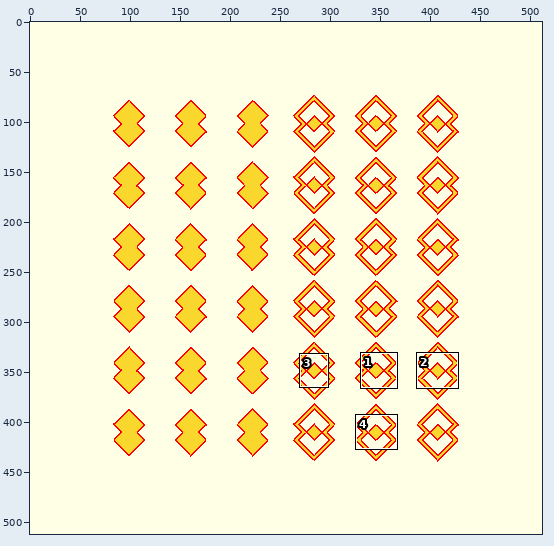
Sprite sheet, stored at tests/regression/render/linear_extrude-twist-tests-expected.png. Above: a wide view before the commit, with the close-up outlined.
Close-up. Earlier state:
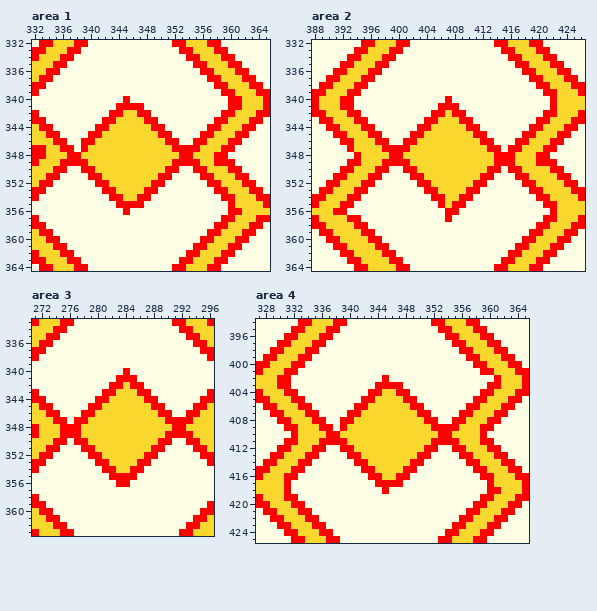
The file is 512x512 pixels. Shown: area 1: x 332..365, y 332..364; area 2: x 388..426, y 332..364; area 3: x 271..296, y 333..363; area 4: x 327..365, y 394..425. The commit also changed other parts of the picture, which this record leaves out.
After the commit:
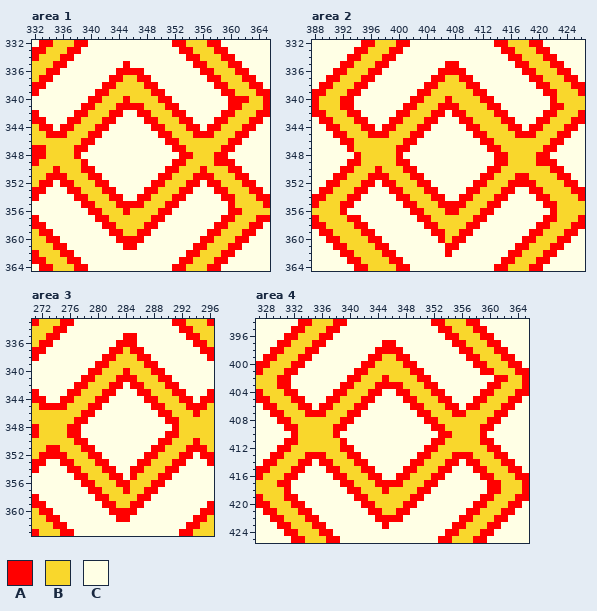
Palette (. is transparent): A #ff0000  B #f9d72c  C #ffffe5
Edits made:
Changed rows in their new state; - is an unchanged pixel.
Area 1:
first column x 335:
335 ----------A-----------------
336 ---------AAAA---------------
337 --------AABBAA--------------
338 -------AABBBBAA-------------
339 ------AABBBBBBAA------------
340 -----AABBB-BBBBAA----------A
341 ----AABBB----BBBAA----------
342 ---AABBB--CC--BBBAA---------
343 --AABBB--CCCC--BBBAA--------
344 -AABBB--CCCCCC--BBBAA-------
345 -ABBB--CCCCCCCC--BBBA-------
346 BBBB--CCCCCCCCCC--BBBB------
347 -BBA-CCCCCCCCCCCC--BB-------
348 --B-CCCCCCCCCCCCCC----------
349 -BBB-CCCCCCCCCCCC--BB-------
350 -BBB--CCCCCCCCCC--BBB-------
351 -ABBB--CCCCCCCC--BBBA-------
352 -AABBB--CCCCCC--BBBAA-------
353 --AABBB--CCCC--BBBAA--------
354 ---AABBB--CC--BBBAA---------
355 ----AABBB----BBBAA----------
356 -----AABBB-BBBBAA-----------
357 ------AABBBBBBAA------------
358 -------AABBBBAA-------------
359 --------AABBAA--------------
360 ---------AAAA---------------
361 ----------AA----------------
Area 2:
first column x 391:
335 ----------------AA---------------
336 ---------------AAAA--------------
337 --------------AABBAA-------------
338 -------------AABBBBAA------------
339 ------------AABBBBBBAA-----------
340 -----------AABBB-BBBBAA----------
341 ----------AABBB---BBBBAA--------A
342 ---------AABBB--C--BBBBAA--------
343 --------AABBB--CCC--BBBBAA-------
344 -------AABBB--CCCCC--BBBBAA------
345 -------ABBB--CCCCCCC--BBBBA------
346 ------BBBB--CCCCCCCCC--BBBBB-----
347 -------BB--CCCCCCCCCCC--BBB------
348 --------B-CCCCCCCCCCCCC--B-------
349 -------BB--CCCCCCCCCCCC--B-------
350 -------BBB--CCCCCCCCCC--BBB------
351 -------ABBB--CCCCCCCC--BBB-------
352 -------AABBB--CCCCCC--BBBAA------
353 --------AABBB--CCCC--BBBAA-------
354 ---------AABBB--CC--BBBAA--------
355 ----------AABBB-A--BBBAA---------
356 B----------AABBB--BBBAA----------
357 ------------AABBBBBBAA-----------
358 -------------AABBBBAA------------
359 --------------AABBAA-------------
360 ---------------ABAA--------------
361 ----------------AA---------------
362 ----------------A----------------
Area 3:
first column x 273:
335 -----------AA--------
336 ----------AAA--------
337 ---------AABAA-------
338 --------AABBBAA------
339 -------AABBBBBAA-----
340 ------AABBB-BBBAA----
341 -----AABBB---BBBAA---
342 ----AABBB--C--BBBAA--
343 ---AABBB--CCC--BBBAA-
344 --AABBB--CCCCC--BBBAA
345 -AABBB--CCCCCCC--BBBA
346 BBBBB--CCCCCCCCC--BBB
347 -BBB--CCCCCCCCCCC--BB
348 --B--CCCCCCCCCCCCC-B-
349 --B--CCCCCCCCCCCC--BB
350 -BBB--CCCCCCCCCC--BBB
351 --BBB--CCCCCCCC--BBBA
352 -AABBB--CCCCCC--BBBAA
353 --AABBB--CCCC--BBBAA-
354 ---AABBB--CC--BBBAA--
355 ----AABBB--C-BBBAA---
356 -----AABBB--BBBAA----
357 ------AABBBABBAA-----
358 -------AABBBBAA------
359 --------AABBAA-------
360 ---------AAAA--------
361 ----------AA---------
Area 4:
first column x 330:
397 ---------------AA----------------
398 --------------AAAA---------------
399 -------------AABBAA--------------
400 ------------AABBBBAA-------------
401 -----------AABBBBBBAA------------
402 ----------AABBB-BBBBAA----------A
403 ---------AABBB----BBBAA----------
404 --------AABBB--CC--BBBAA---------
405 -------AABBB--CCCC--BBBAA--------
406 ------AABBB--CCCCCC--BBBAA-------
407 ------ABBB--CCCCCCCC--BBBA-B-----
408 -----BBBB--CCCCCCCCCC--BBBB------
409 ------BBA-CCCCCCCCCCCC--BB-------
410 -------B-CCCCCCCCCCCCCC----------
411 ------BBB-CCCCCCCCCCCC--BB-------
412 -----BBBB--CCCCCCCCCC--BBBB------
413 ------ABBB--CCCCCCCC--BBBA-------
414 ------AABBB--CCCCCC--BBBAA-------
415 -------AABBB--CCCC--BBBAA--------
416 --------AABBB--CC--BBBAA---------
417 A--------AABBB----BBBAA--------A-
418 ----------AABBB-BBBBAA-----------
419 -----------AABBBBBBAA------------
420 ------------AABBBBAA-------------
421 -------------AABBAA--------------
422 --------------AAAA---------------
423 ---------------A-----------------
Where, in picture pixels (left, top, right, bottom), the same in both close-ups:
changed: (53, 61, 207, 250)
changed: (242, 96, 249, 103)
changed: (375, 61, 564, 257)
changed: (333, 208, 340, 215)
changed: (46, 333, 193, 522)
changed: (277, 340, 473, 529)
changed: (501, 375, 508, 382)
changed: (494, 480, 501, 487)
